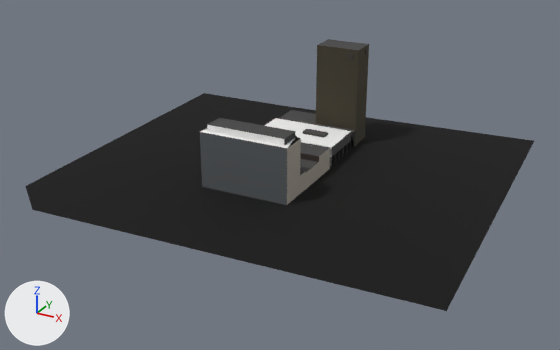
Renders of the glTF model public/twins/chatt/models/700-market-street.glb from each side of a commit.
The view is the same before and after, from a camera (50 mm lens) standing at (223.0, -419.0, 205.0) and looking at (1.0, -15.0, 3.0). The axes (+X, +Y, +Z) are drawn at lower left. The lights are the same throughout. The older version comes first. Where no turn or scale is listed for an object, it has been applied to the vertices. Vertices at exactly the same position are counted once.

Script lines for the objects in view, before the commit:
```python
me_mesh_0 = bpy.data.meshes.new('Mesh_0')
me_mesh_0.from_pydata(...)  # 520 vertices, 952 faces; spans x -144.0..144.0, y -124.0..124.0, z -36.0..36.0
# faces by material slot: [313, 639]
me_mesh_0.materials.append(mat_palettematerial001)  # picture img_palettebasecolor
me_mesh_0.materials.append(mat_palettematerial002)  # picture img_palettebasecolor
ob_mesh_0 = bpy.data.objects.new('Mesh_0', me_mesh_0)
ob_mesh_0.location = (-0.6, -0.5, 35.5)
```
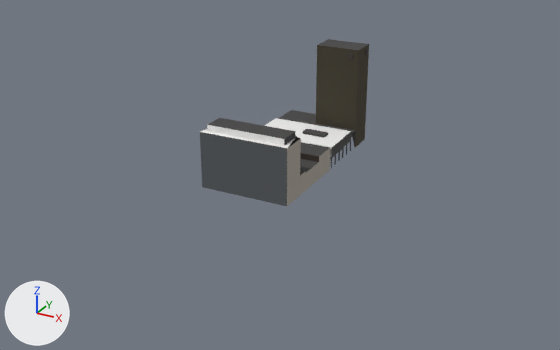
Where the newer file only moved an object's origin or applied its transform, the numbers keep the older frame.

Boxes [x1, y1, x2, y2] around the edits, measured in the pictures (560 x 350 px; the box of a moved part takes in the faces that stretch with it):
'Mesh_0', reshaped (67% narrower, 38% shorter): before [26, 39, 534, 311]; after [200, 39, 369, 206]
part 1 of me_mesh_0, deleted: before [26, 93, 534, 311]
part 2 of me_mesh_0, moved or reshaped (mostly hidden): before [202, 128, 351, 153]; after [202, 128, 351, 155]

What changed in the scene script:
```text
Change me_mesh_0:
    used by ob_mesh_0; location = (-0.6, -0.5, 35.5)
    remove me_mesh_0.from_pydata(...)  # 520 vertices, 952 faces; spans x -144.0..144.0, y -124.0..124.0, z -36.0..36.0
    add me_mesh_0.from_pydata(...)  # 489 vertices, 904 faces; spans x -39.0..25.0, y -49.0..79.0, z -36.0..36.0
    me_mesh_0 part 1: the loose piece of 38 vertices spanning x -144.0..144.0, y -124.0..124.0, z -36.0..-31.0 is deleted
    me_mesh_0 part 2
    3 vertices are removed from x -9.0..9.0, y 19.0..66.0, z -28.0..33.0
    89 faces are deleted
    11 vertices move within x -37.0..22.0, y 18.0..66.0, z -36.0..33.0
    10 vertices are added at x -38.0..-10.0, y -31.0..66.0, z -36.0..33.0
    36 new faces join them, mat_palettematerial001 (picture img_palettebasecolor)
    64 new faces join them, mat_palettematerial002 (picture img_palettebasecolor)
```
